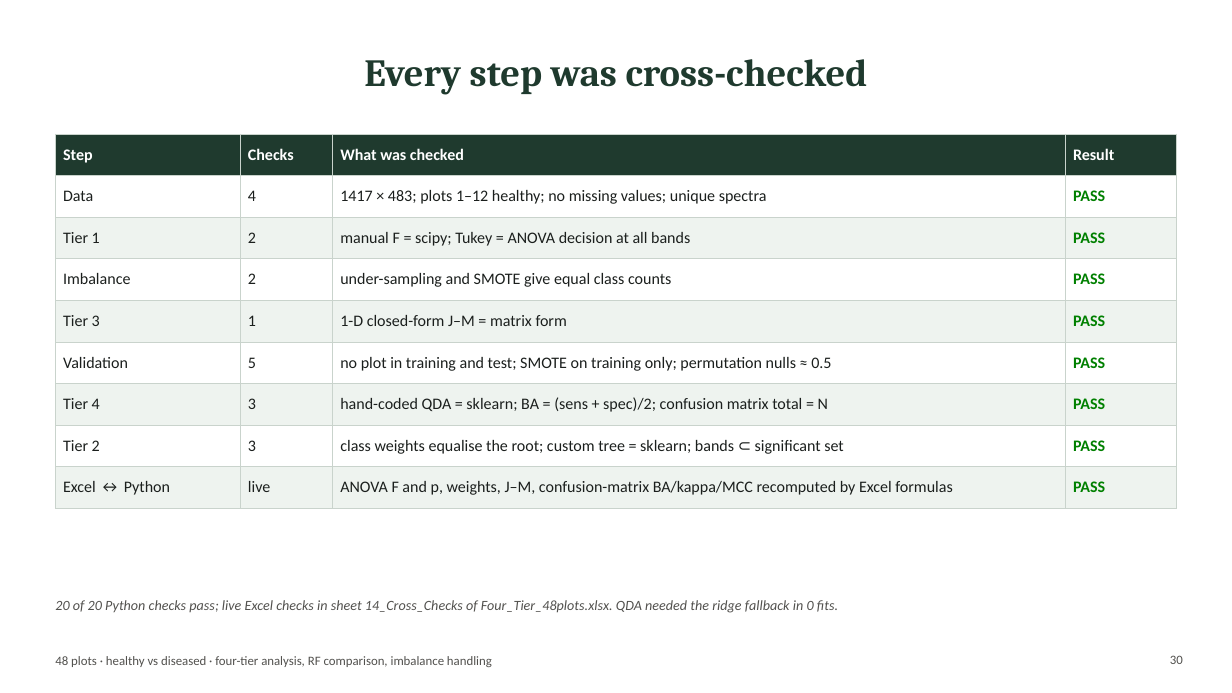
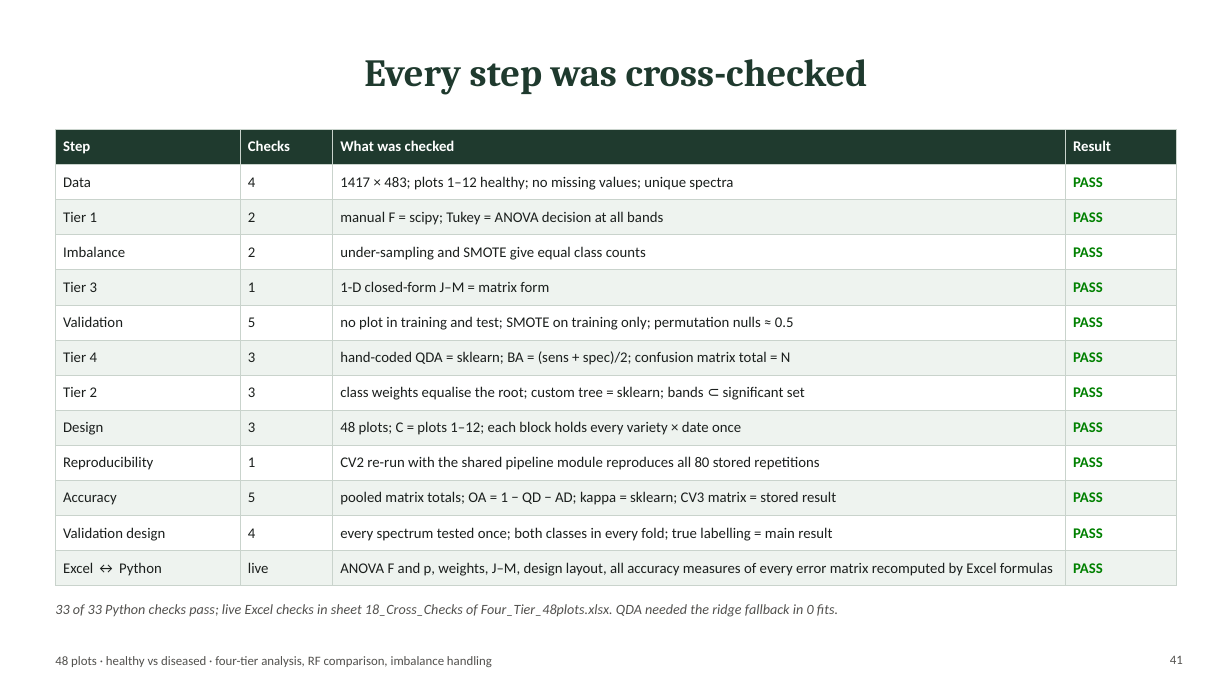
Before and after one commit to animesh809359-afk/sonu, a slide deck: slide 41 of hyperspectral_smacc/four_tier_48plots/Four_Tier_48plots.pptx (slide 30 before the commit). Drawn at 1232x693 pixels with LibreOffice and Linux fonts; fonts in the diff are those of the drawing. Boxes give left, top, right and bottom in pixels: in the first picture for what was removed or moved away, otherwise in the second. Text is boxed around its words. In the diff, an @@ line names an element or a change of style, - is before the commit and + after.

```diff
--- a/hyperspectral_smacc/four_tier_48plots/Four_Tier_48plots.pptx
+++ b/hyperspectral_smacc/four_tier_48plots/Four_Tier_48plots.pptx
@@ table at (x1=55, y1=129, x2=1177, y2=580) @@
-row 9: Excel ↔ Python | live | ANOVA F and p, weights, J–M, confusion-matrix BA/kappa/MCC recomputed by Excel formulas | PASS
+row 9: Design | 3 | 48 plots; C = plots 1–12; each block holds every variety × date once | PASS
+row 10: Reproducibility | 1 | CV2 re-run with the shared pipeline module reproduces all 80 stored repetitions | PASS
+row 11: Accuracy | 5 | pooled matrix totals; OA = 1 − QD − AD; kappa = sklearn; CV3 matrix = stored result | PASS
+row 12: Validation design | 4 | every spectrum tested once; both classes in every fold; true labelling = main result | PASS
+row 13: Excel ↔ Python | live | ANOVA F and p, weights, J–M, design layout, all accuracy measures of every error matrix recomputed by Excel formulas | PASS
@@ table resized from (x1=55, y1=134, x2=1177, y2=499) to (x1=55, y1=129, x2=1177, y2=580) @@
@@ text at (x1=55, y1=604, x2=838, y2=617): text changed @@
-20 of 20 Python checks pass; live Excel checks in sheet 14_Cross_Checks of Four_Tier_48plots.xlsx. QDA needed the ridge fallback in 0 fits.
+33 of 33 Python checks pass; live Excel checks in sheet 18_Cross_Checks of Four_Tier_48plots.xlsx. QDA needed the ridge fallback in 0 fits.
@@ page number at (x1=1170, y1=656, x2=1183, y2=664): text changed @@
-30
+41
```
Also in this commit, not shown: 15 other slides changed, 12 slides added, 16 other files.
